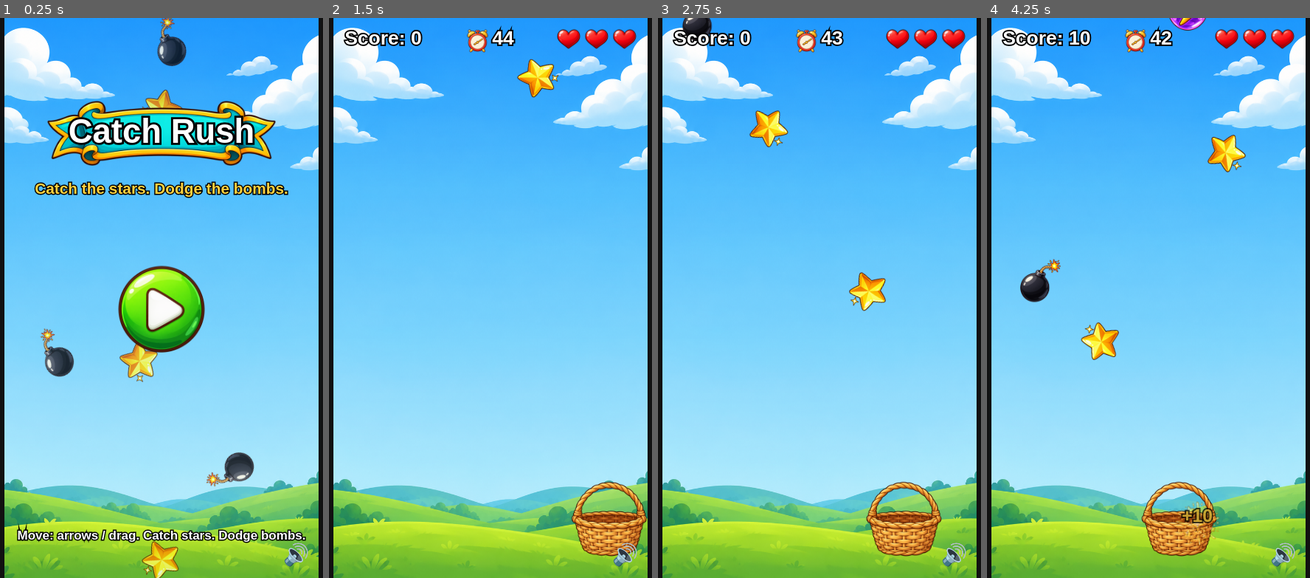
Above: before the commit, frames 1-4 (left to right).
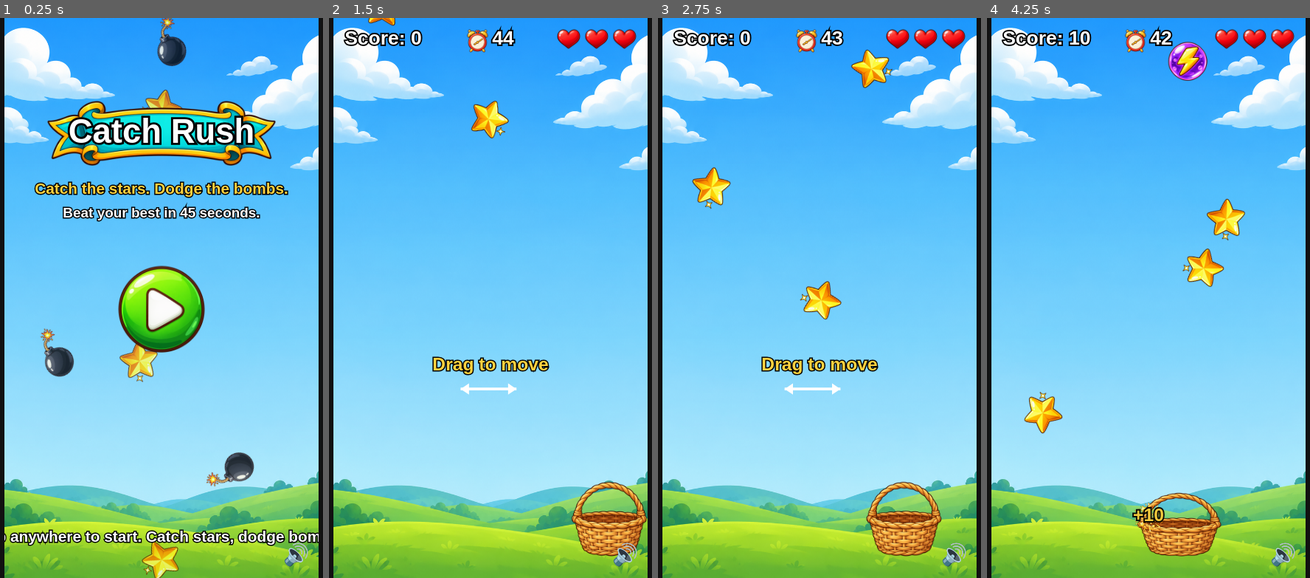
Above: after the commit, the same moments.

Repository: Vinit230606/catch-rush
Game: browser game, page index.html
Two runs of this game, one before a commit and one after it. Both use one fixed random seed, a clock stepped at 60 frames per second and the inputs below.
Inputs (mouse positions are in pixels of both pictures, inside the frame that each line leads up to):
- Up to frame 1 (0.25 s): no input
- Up to frame 2 (1.5 s): click (490, 298) at 0.27 s; hold Right from 1.03 s (still down); click (490, 354) at 1.07 s
- Up to frame 3 (2.75 s): release Right at 1.53 s; hold Left 1.58-2.15 s; click (754, 242) at 1.67 s; hold Right from 2.2 s (still down); click (880, 214) at 2.27 s; tap D at 2.52 s
- Up to frame 4 (4.25 s): release Right at 2.87 s; click (1193, 410) at 2.87 s; hold Left 2.92-3.35 s; hold Right 3.4-3.9 s; click (1070, 438) at 3.47 s; tap A at 3.52 s; hold Left from 3.95 s (still down); click (1148, 186) at 4.07 s

The runs differ from the first frame. In frame 1, 2.8% of the frame differs, in the area x 1-99%, y 32-95%; in frame 2, 1.9%; in frame 3, 3.5%; in frame 4, 5.9%, in the area x 10-81%, y 0-97%.

Commit message:
Checkpoint A: fast/safe loading, warm start, coach mark, tap-anywhere, menu hook/best; fix basket movement outside play

Diff:
--- a/game.js
+++ b/game.js
@@ -10,13 +10,28 @@
   CANVAS_HEIGHT: 800,         // logical world height
   MAX_DELTA: 0.05,            // cap on frame delta (s) to avoid big jumps
 
+  // ----- FEATURES (switch enhancements on/off; false = original behaviour) -----
+  FEATURES: {
+    fastLoad: true,      // parallel loading + image fallbacks + branded loader
+    warmStart: true,     // easy opening: first star near basket, no early bomb
+    coachMark: true,     // first-run "Drag to move" hint
+    tapAnywhereStart: true, // tapping anywhere on the menu starts the game
+  },
+
   // ----- BRAND (theme the whole game from here) -----
   BRAND: {
     title: "Catch Rush",                              // shown on the logo badge
     tagline: "Catch the stars. Dodge the bombs.",     // start-screen subtitle
+    hook: "Beat your best in 45 seconds.",            // one-line hook on the menu
     font: "sans-serif",                               // font family for ALL text
     main: "#ffffff",                                  // main text colour
     accent: "#ffd23f",                                // accent / highlight colour
+  },
+
+  // ----- WARM-UP (zero-friction first seconds; F2) -----
+  WARMUP: {
+    noBombSeconds: 3,    // no bombs spawn in the first N seconds of a round
+    firstStarSeconds: 0.4, // drop the first star this soon, near the basket
   },
 
   // ----- PLAYER (the basket) -----
@@ -68,17 +83,46 @@
   },
 };
 
-/*** Helper: load an image, return a Promise ***/
+/*** Helper: load an image, return a Promise that always resolves.
+ * On failure it logs a clear error and returns a small canvas "fallback"
+ * sprite (a soft rounded square) so one bad file never blocks the game. ***/
 function loadImage(src) {
-  return new Promise((resolve, reject) => {
+  return new Promise((resolve) => {
     const img = new Image();
     img.onload = () => resolve(img);
     img.onerror = () => {
-      console.error(`Failed to load image: ${src}`);
-      reject(new Error(`Failed to load image: ${src}`));
+      console.error(`Failed to load image: ${src} — using a fallback shape.`);
+      resolve(makeFallbackSprite());
     };
     img.src = src;
   });
+}
+
+/*** Build a generic placeholder sprite on a small canvas (no external art). ***/
+function makeFallbackSprite() {
+  const size = 64;
+  const c = document.createElement('canvas');
+  c.width = c.height = size;
+  const g = c.getContext('2d');
+  g.fillStyle = '#c8c8c8';
+  const r = 12;
+  g.beginPath();
+  g.moveTo(r, 0);
+  g.arcTo(size, 0, size, size, r);
+  g.arcTo(size, size, 0, size, r);
+  g.arcTo(0, size, 0, 0, r);
+  g.arcTo(0, 0, size, 0, r);
+  g.closePath();
+  g.fill();
+  g.strokeStyle = '#888';
+  g.lineWidth = 4;
+  g.stroke();
+  // canvas elements expose naturalWidth/Height via width/height; add shims
+  if (c.naturalWidth === undefined) {
+    Object.defineProperty(c, 'naturalWidth', { get() { return this.width; } });
+    Object.defineProperty(c, 'naturalHeight', { get() { return this.height; } });
+  }
+  return c;
 }
 
 /*** Main game object ***/
@@ -95,6 +139,9 @@
     // Game state
     this.assets = {};
     this.loading = true;
+    this.loadProgress = 0;             // 0..1 for the branded loader bar
+    this.hasPlayed = false;            // false until the first round starts (coach mark)
+    this.coachMarkDone = false;        // hide the hint after the first catch
     this.basketX = CONFIG.CANVAS_WIDTH / 2; // logical center
     this.basketTargetX = this.basketX; // for pointer movement
     this.pointerActive = false;        // true only while pointer is held
@@ -175,26 +222,45 @@
     this.ctx.setTransform(pixelScaleX, 0, 0, pixelScaleY, 0, 0);
   }
 
-  /*** Asset loading (all paths come from CONFIG.ASSETS / CONFIG.PLAYER / items) ***/
+  /*** Asset loading. With FEATURES.fastLoad all images load in parallel and
+   * track progress; otherwise they load sequentially (original behaviour).
+   * Either way loadImage never rejects, so a bad file can't block the game. ***/
   async loadAssets() {
     const A = CONFIG.ASSETS;
-    this.assets.background = await loadImage(A.background);
-    this.assets.basket = await loadImage(CONFIG.PLAYER.img);
-    // Load every item image declared in CONFIG.items
     this.assets.items = {};
+
+    // Build one flat list of {assign(img)} jobs so we can run them together.
+    const jobs = [];
+    jobs.push({ src: A.background, set: img => this.assets.background = img });
+    jobs.push({ src: CONFIG.PLAYER.img, set: img => this.assets.basket = img });
     for (const it of CONFIG.items) {
-      this.assets.items[it.name] = await loadImage(it.img);
-    }
-    // HUD + effect + screen sprites
-    this.assets.heart = await loadImage(A.heart);
-    this.assets.heartEmpty = await loadImage(A.heartEmpty);
-    this.assets.clock = await loadImage(A.clock);
-    this.assets.sparkle = await loadImage(A.sparkle);
-    this.assets.explosion = await loadImage(A.explosion);
-    this.assets.logo = await loadImage(A.logo);
-    this.assets.playButton = await loadImage(A.playButton);
-    this.assets.restartButton = await loadImage(A.restartButton);
-    this.assets.trophy = await loadImage(A.trophy);
+      jobs.push({ src: it.img, set: img => this.assets.items[it.name] = img });
+    }
+    jobs.push({ src: A.heart, set: img => this.assets.heart = img });
+    jobs.push({ src: A.heartEmpty, set: img => this.assets.heartEmpty = img });
+    jobs.push({ src: A.clock, set: img => this.assets.clock = img });
+    jobs.push({ src: A.sparkle, set: img => this.assets.sparkle = img });
+    jobs.push({ src: A.explosion, set: img => this.assets.explosion = img });
+    jobs.push({ src: A.logo, set: img => this.assets.logo = img });
+    jobs.push({ src: A.playButton, set: img => this.assets.playButton = img });
+    jobs.push({ src: A.restartButton, set: img => this.assets.restartButton = img });
+    jobs.push({ src: A.trophy, set: img => this.assets.trophy = img });
+
+    let done = 0;
+    const total = jobs.length;
+    const run = async (job) => {
+      const img = await loadImage(job.src);
+      job.set(img);
+      done += 1;
+      this.loadProgress = done / total;
+    };
+
+    if (CONFIG.FEATURES.fastLoad) {
+      await Promise.all(jobs.map(run));   // parallel
+    } else {
+      for (const job of jobs) await run(job); // sequential (original)
+    }
+
     // Seed some decorative fallers for the start screen
     for (let i = 0; i < 6; i++) this.spawnDecor(true);
   }
@@ -287,12 +353,17 @@
     this.bursts = [];
     this.floaters = [];
     this.basketSquash = 0;
+    this.roundElapsed = 0;            // seconds since this round began
+    this.warmFirstStarDone = false;   // warm-start first star dropped yet?
   }
 
   /*** Start a fresh round from the menu or restart; no page reload ***/
   startGame() {
     this.resetRound();
     this.state = 'playing';
+    this.hasPlayed = true;
+    // Coach mark shows only on the very first round
+    this.coachMarkDone = !CONFIG.FEATURES.coachMark;
   }
   restart() { this.startGame(); }
 
@@ -318,13 +389,28 @@
     return CONFIG.items[CONFIG.items.length - 1];
   }
 
-  /*** Spawn one faller just above the top edge ***/
-  spawnItem() {
-    const def = this.pickItem();
+  /*** Warm-start aware item picker: during the opening no-bomb window,
+   * re-roll bombs into non-bomb items so the first seconds are gentle. ***/
+  pickItemForNow() {
+    let def = this.pickItem();
+    if (CONFIG.FEATURES.warmStart &&
+        this.roundElapsed < CONFIG.WARMUP.noBombSeconds) {
+      let guard = 0;
+      while (def.type === 'bad' && guard++ < 8) def = this.pickItem();
+    }
+    return def;
+  }
+
+  /*** Spawn one faller just above the top edge.
+   * Optional opts: { def, x } to force a specific item/position (warm start). ***/
+  spawnItem(opts = {}) {
+    const def = opts.def || this.pickItemForNow();
     const img = this.assets.items[def.name];
     const w = def.width;
     const h = (img.naturalHeight / img.naturalWidth) * w;
-    const x = Math.random() * (CONFIG.CANVAS_WIDTH - w) + w / 2; // centre x, fully inside
+    const x = (opts.x !== undefined)
+      ? Math.max(w / 2, Math.min(CONFIG.CANVAS_WIDTH - w / 2, opts.x))
+      : Math.random() * (CONFIG.CANVAS_WIDTH - w) + w / 2; // centre x, fully inside
     const speed = CONFIG.RULES.fallSpeedMin +
       Math.random() * (CONFIG.RULES.fallSpeedMax - CONFIG.RULES.fallSpeedMin);
     this.fallers.push({
@@ -399,7 +485,8 @@
       if (inRect(this.speakerRect, px, py)) { this.muted = !this.muted; return; }
 
       if (this.state === 'start') {
-        if (inRect(this.playRect, px, py)) this.startGame();
+        // Tap anywhere to start (or just the play button when the flag is off)
+        if (CONFIG.FEATURES.tapAnywhereStart || inRect(this.playRect, px, py)) this.startGame();
         return;
       }
       if (this.state === 'paused') { this.togglePause(); return; }
@@ -448,25 +535,27 @@
       return;
     }
 
-    // Keyboard movement
-    let dir = 0;
-    if (this.keysDown['left']) dir -= 1;
-    if (this.keysDown['right']) dir += 1;
-    if (dir !== 0) {
-      // Keyboard takes over: move directly and keep pointer target in sync
-      this.basketX += dir * CONFIG.PLAYER.speed * dt;
-      this.basketTargetX = this.basketX;
-    } else if (this.pointerActive) {
-      // Pointer smooth movement (lerp towards target) only while held down
-      const pointerDelta = this.basketTargetX - this.basketX;
-      if (Math.abs(pointerDelta) > 0.5) {
-        const lerpFactor = Math.min(1, 8 * dt); // speed multiplier
-        this.basketX += pointerDelta * lerpFactor;
+    // Basket only moves while actually playing (not paused / game over)
+    if (this.state === 'playing') {
+      let dir = 0;
+      if (this.keysDown['left']) dir -= 1;
+      if (this.keysDown['right']) dir += 1;
+      if (dir !== 0) {
+        // Keyboard takes over: move directly and keep pointer target in sync
+        this.basketX += dir * CONFIG.PLAYER.speed * dt;
+        this.basketTargetX = this.basketX;
+      } else if (this.pointerActive) {
+        // Pointer smooth movement (lerp towards target) only while held down
+        const pointerDelta = this.basketTargetX - this.basketX;
+        if (Math.abs(pointerDelta) > 0.5) {
+          const lerpFactor = Math.min(1, 8 * dt); // speed multiplier
+          this.basketX += pointerDelta * lerpFactor;
+        }
       }
-    }
-    // Clamp to canvas edges (account for half basket width)
-    const halfW = CONFIG.PLAYER.width / 2;
-    this.basketX = Math.max(halfW, Math.min(CONFIG.CANVAS_WIDTH - halfW, this.basketX));
+      // Clamp to canvas edges (account for half basket width)
+      const halfW = CONFIG.PLAYER.width / 2;
+      this.basketX = Math.max(halfW, Math.min(CONFIG.CANVAS_WIDTH - halfW, this.basketX));
+    }
 
     // Countdown visual timers (always run so they finish after game over)
     if (this.redFlash > 0) this.redFlash = Math.max(0, this.redFlash - dt);
@@ -495,11 +584,21 @@
     }
 
     // Round timer
+    this.roundElapsed += dt;
     this.timeLeft -= dt;
     if (this.timeLeft <= 0) {
       this.timeLeft = 0;
       this.gameOver("Time's up!");
       return;
+    }
+
+    // Warm start: drop the very first star right above the basket, early,
+    // so a new player gets a guaranteed easy catch within ~2 s.
+    if (CONFIG.FEATURES.warmStart && !this.warmFirstStarDone &&
+        this.roundElapsed >= CONFIG.WARMUP.firstStarSeconds) {
+      this.warmFirstStarDone = true;
+      const starDef = CONFIG.items.find(it => it.name === 'star');
+      if (starDef) { this.spawnItem({ def: starDef, x: this.basketX }); this.spawnTimer = 0; }
     }
 
     // Difficulty ramp: progress 0..1 across the round
@@ -551,6 +650,7 @@
           this.spawnBurst(this.assets.sparkle, f.x, f.y, 40, 90, 0.35);
           this.floaters.push({ x: f.x, y: f.y, text: `+${gained}`, t: 0, life: 0.7 });
           this.basketSquash = 0.1;
+          this.coachMarkDone = true; // first catch dismisses the hint
           this.sfxCatch();
         } else if (f.def.type === 'power') {
           // Activate / refresh the effect (reusable by effect name)
@@ -592,14 +692,7 @@
     const h = CONFIG.CANVAS_HEIGHT;
     // Clear
     ctx.clearRect(0, 0, w, h);
-    if (this.loading) {
-      ctx.fillStyle = CONFIG.BRAND.main;
-      ctx.font = `24px ${CONFIG.BRAND.font}`;
-      ctx.textAlign = 'center';
-      ctx.textBaseline = 'middle';
-      ctx.fillText('Loading...', w / 2, h / 2);
-      return;
-    }
+    if (this.loading) { this.renderLoader(ctx, w, h); return; }
 
     // Start screen is its own layout
     if (this.state === 'start') { this.renderStart(ctx, w, h); return; }
@@ -678,6 +771,7 @@
     ctx.restore();
 
     this.renderHUD(ctx, w, h);
+    if (this.state === 'playing' && CONFIG.FEATURES.coachMark) this.renderCoachMark(ctx, w, h);
     if (this.state === 'paused') this.renderPause(ctx, w, h);
     if (this.state === 'over') this.renderGameOver(ctx, w, h);
   }
@@ -703,6 +797,41 @@
     ctx.fillText(text, x, y);
   }
 
+  /*** Branded loading screen: dark background, title, progress bar.
+   * Falls back to plain "Loading..." when FEATURES.fastLoad is off. ***/
+  renderLoader(ctx, w, h) {
+    ctx.fillStyle = '#111';
+    ctx.fillRect(0, 0, w, h);
+
+    if (!CONFIG.FEATURES.fastLoad) {
+      this.drawText(ctx, 'Loading...', w / 2, h / 2, 24, CONFIG.BRAND.main);
+      return;
+    }
+
+    // Logo if it has loaded yet, else the title text
+    const logo = this.assets.logo;
+    const cx = w / 2;
+    if (logo) {
+      const lw = 260;
+      const lh = (logo.naturalHeight / logo.naturalWidth) * lw;
+      ctx.drawImage(logo, cx - lw / 2, h * 0.3, lw, lh);
+    }
+    this.drawText(ctx, CONFIG.BRAND.title, cx, h * 0.3 + 70, 40, CONFIG.BRAND.main);
+
+    // Progress bar
+    const barW = 240, barH = 14;
+    const barX = cx - barW / 2, barY = h * 0.56;
+    ctx.fillStyle = 'rgba(255,255,255,0.15)';
+    ctx.fillRect(barX, barY, barW, barH);
+    ctx.fillStyle = CONFIG.BRAND.accent;
+    ctx.fillRect(barX, barY, barW * this.loadProgress, barH);
+    ctx.strokeStyle = '#000';
+    ctx.lineWidth = 2;
+    ctx.strokeRect(barX, barY, barW, barH);
+
+    this.drawText(ctx, `${Math.round(this.loadProgress * 100)}%`, cx, barY + 40, 20, CONFIG.BRAND.main);
+  }
+
   /*** START SCREEN ***/
   renderStart(ctx, w, h) {
     this.drawBackground(ctx, w, h);
@@ -738,6 +867,16 @@
 
     // Tagline under the badge
     this.drawText(ctx, CONFIG.BRAND.tagline, cx, logoY + logoH + 28, 22, CONFIG.BRAND.accent);
+
+    // One-line hook + Best score (gives a reason to care)
+    let infoY = logoY + logoH + 62;
+    if (CONFIG.BRAND.hook) {
+      this.drawText(ctx, CONFIG.BRAND.hook, cx, infoY, 20, CONFIG.BRAND.main);
+      infoY += 32;
+    }
+    if (this.best > 0) {
+      this.drawText(ctx, `Best: ${this.best}`, cx, infoY, 24, CONFIG.BRAND.accent);
+    }
 
     // Pulsing play button (1.0 -> 1.08)
     const pulse = 1 + 0.04 + 0.04 * Math.sin(this.elapsed * 3);
@@ -751,11 +890,40 @@
     const baseW = 120, baseH = (pb.naturalHeight / pb.naturalWidth) * baseW;
     this.playRect = { x: cx - baseW / 2, y: h * 0.52 - baseH / 2, w: baseW, h: baseH };
 
-    // How-to-play line near the bottom
-    this.drawText(ctx, 'Move: arrows / drag. Catch stars. Dodge bombs.', cx, h - 60, 18, CONFIG.BRAND.main);
+    // How-to-play line near the bottom (bigger, 22px)
+    const howTo = CONFIG.FEATURES.tapAnywhereStart
+      ? 'Tap anywhere to start. Catch stars, dodge bombs.'
+      : 'Move: arrows / drag. Catch stars. Dodge bombs.';
+    this.drawText(ctx, howTo, cx, h - 58, 22, CONFIG.BRAND.main);
 
     // Speaker toggle still available on the menu
     this.renderSpeaker(ctx, w, h);
+  }
+
+  /*** Coach mark: a "Drag to move" hint with an animated arrow, shown on the
+   * first round until the first catch. Gated by FEATURES.coachMark. ***/
+  renderCoachMark(ctx, w, h) {
+    if (this.coachMarkDone) return;
+    const cx = w / 2;
+    const y = h * 0.62;
+    const bob = Math.sin(this.elapsed * 4) * 10; // gentle left-right motion
+    this.drawText(ctx, 'Drag to move', cx, y, 26, CONFIG.BRAND.accent);
+    // Simple arrow drawn under the text, sliding side to side
+    ctx.save();
+    ctx.strokeStyle = CONFIG.BRAND.main;
+    ctx.fillStyle = CONFIG.BRAND.main;
+    ctx.lineWidth = 4;
+    const ax = cx + bob, ay = y + 34;
+    ctx.beginPath();
+    ctx.moveTo(ax - 40, ay);
+    ctx.lineTo(ax + 40, ay);
+    ctx.stroke();
+    // arrow heads both ends
+    ctx.beginPath();
+    ctx.moveTo(ax - 40, ay); ctx.lineTo(ax - 28, ay - 8); ctx.lineTo(ax - 28, ay + 8);
+    ctx.moveTo(ax + 40, ay); ctx.lineTo(ax + 28, ay - 8); ctx.lineTo(ax + 28, ay + 8);
+    ctx.fill();
+    ctx.restore();
   }
 
   /*** PAUSE overlay ***/
